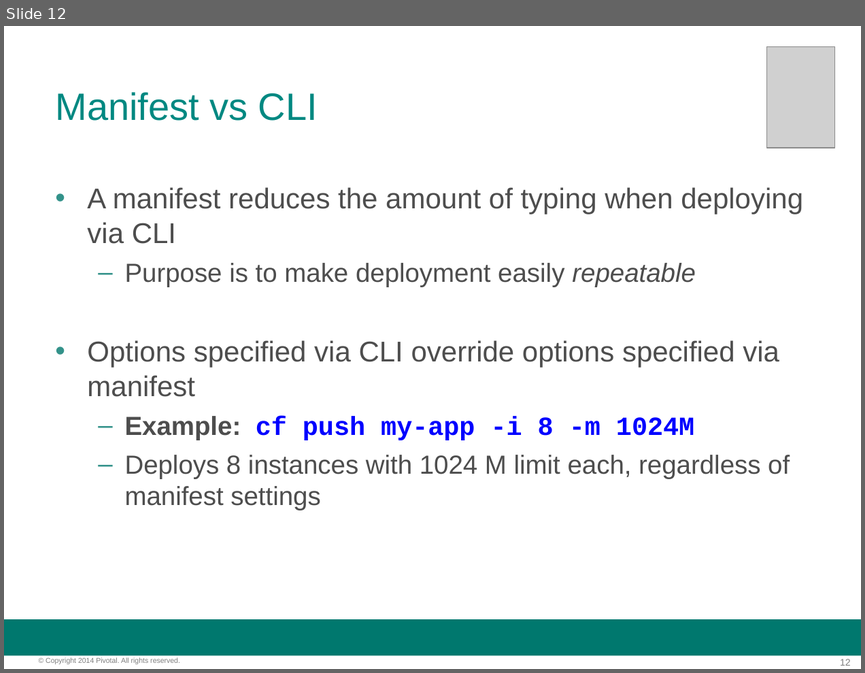
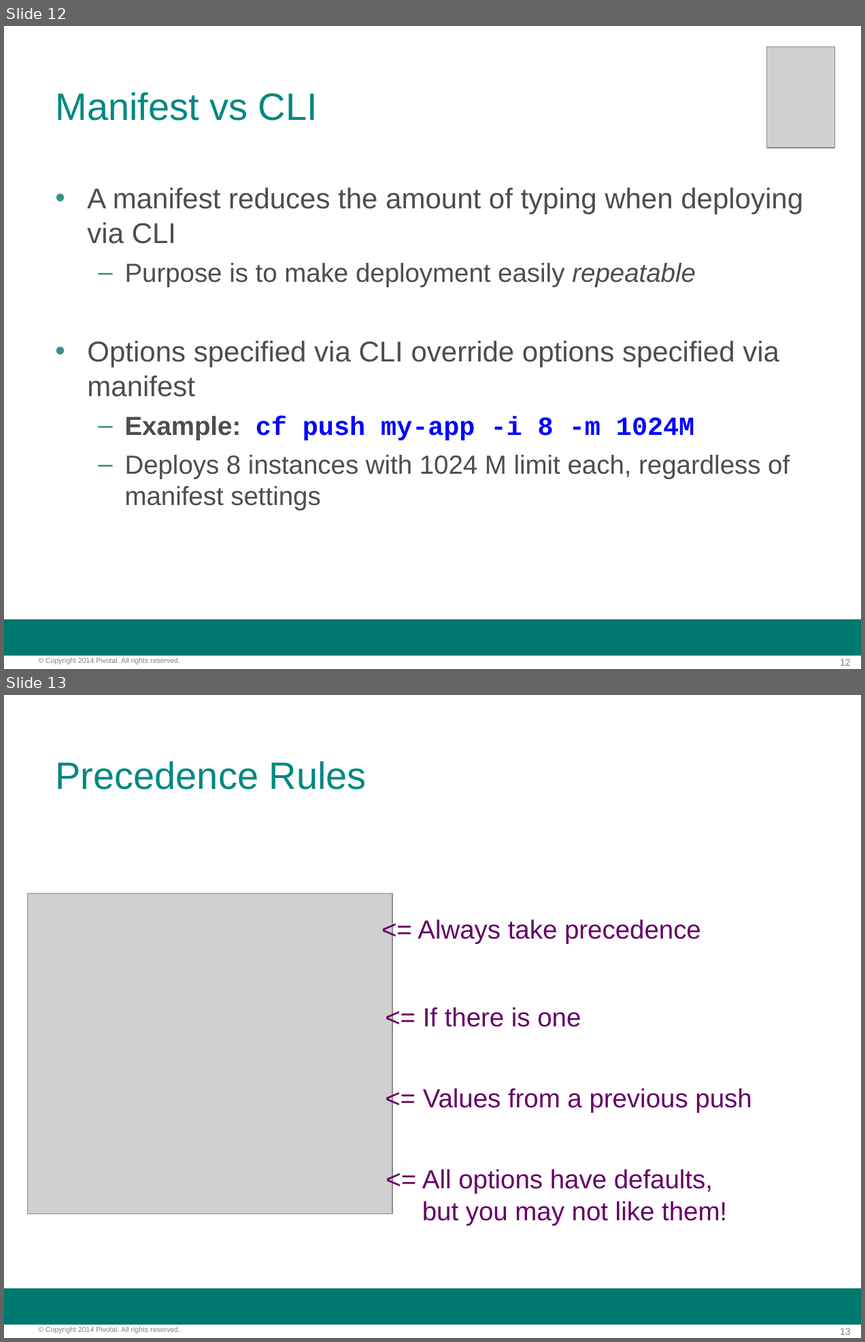
Before and after one commit to felipeg48/pcf-developer-cb, a slide deck: slides/15-manifests-env-vars.ppt. Shown one above the other, each under a label of ours: slide 12 before the commit, slides 12 and 13 after it. The pictures are 865x673 and 865x1342 pixels, drawn with LibreOffice and Linux fonts; fonts in the diff are those of the drawing; grey boxes stand for pictures; background and template pictures are left out. Boxes give left, top, right and bottom in pixels: in the first picture for what was removed or moved away, otherwise in the second. Text is boxed around its words. In the diff, an @@ line names an element or a change of style, - is before the commit and + after.

```diff
--- a/slides/15-manifests-env-vars.ppt
+++ b/slides/15-manifests-env-vars.ppt
@@ slide 13 added at <box>4,695,861,1338</box>, background #FFFFFF; not listed: 3 template elements that a slide beside it also shows @@
@@ title added at <box>55,761,366,790</box>, 32 pt, text #008881 @@
+Precedence Rules
@@ picture added at <box>27,893,392,1213</box> @@
@@ text added at <box>417,919,701,944</box>, 22 pt, text #660066 @@
+<= Always take precedence
@@ text added at <box>423,1007,581,1027</box>, 22 pt, text #660066 @@
+<= If there is one
@@ text added at <box>423,1088,751,1113</box>, 22 pt, text #660066 @@
+<= Values from a previous push
@@ text added at <box>422,1169,727,1225</box>, 22 pt, text #660066 @@
+<= All options have defaults,
+but you may not like them!
```
Also in this commit, not shown: 4 slides changed, 3 other files.
